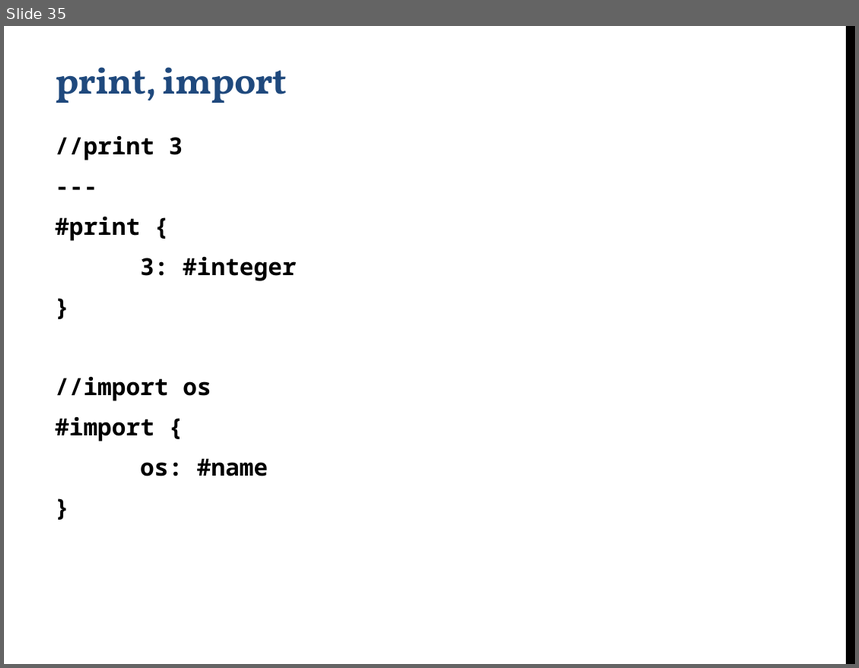
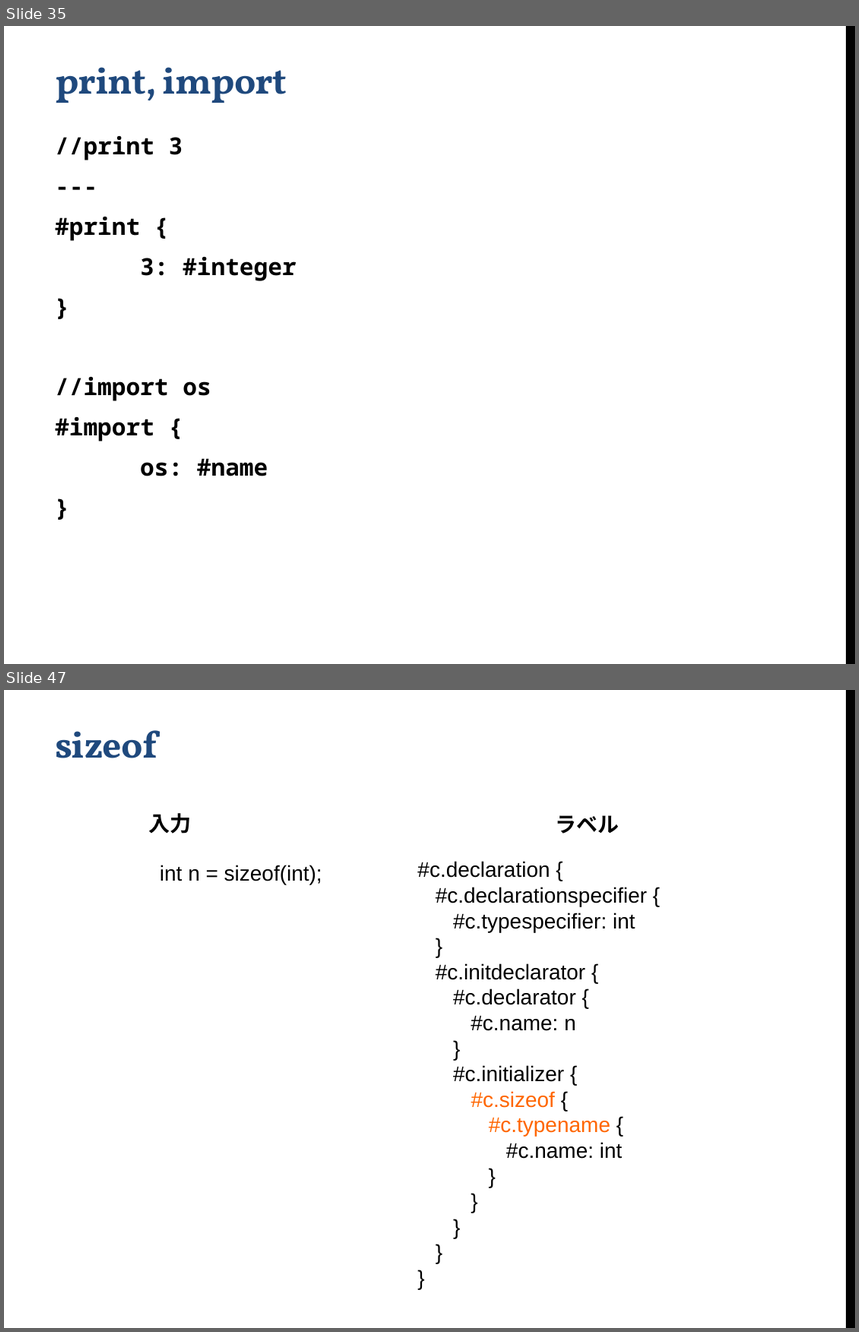
Before and after one commit to yshinya6/libbun2, a slide deck: doc/BunCommon.pptx. Shown one above the other, each under a label of ours: slide 35 before the commit, slides 35 and 47 after it; the slides between them are not shown. The pictures are 859x668 and 859x1332 pixels, drawn with LibreOffice and Linux fonts; fonts in the diff are those of the drawing; background and template pictures are left out. Boxes give left, top, right and bottom in pixels: in the first picture for what was removed or moved away, otherwise in the second. Text is boxed around its words. In the diff, an @@ line names an element or a change of style, - is before the commit and + after.

```diff
--- a/doc/BunCommon.pptx
+++ b/doc/BunCommon.pptx
@@ slide 47 added at bbox=[4, 690, 855, 1328], background #FFFFFF; not listed: 1 template element that a slide beside it also shows @@
@@ title added at bbox=[55, 730, 158, 758], 32 pt, text #1F497D, bold @@
+sizeof
@@ text added at bbox=[148, 813, 191, 834], 18 pt, text #000000, bold @@
+入力
@@ text added at bbox=[555, 815, 619, 834], 18 pt, text #000000, bold @@
+ラベル
@@ text added at bbox=[160, 865, 322, 885], 18 pt, text #000000 @@
+int n = sizeof(int);
@@ text added at bbox=[417, 861, 647, 1159], 18 pt, text #000000 @@
+#c.declaration {
+#c.declarationspecifier {
+#c.typespecifier: int
+}
+#c.initdeclarator {
+#c.declarator {
+#c.name: n
+}
+#c.initializer {
+#c.sizeof {
+#c.typename {
+#c.name: int
+}
+}
+}
+}
+}
```
Also in this commit, not shown: 13 other slides added.
